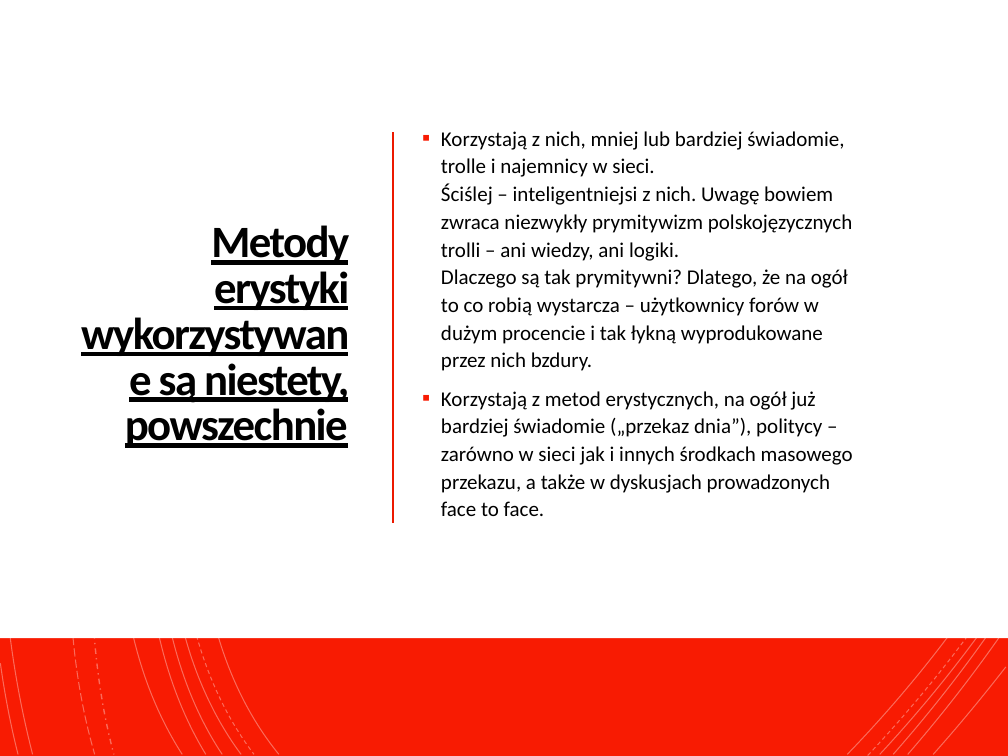
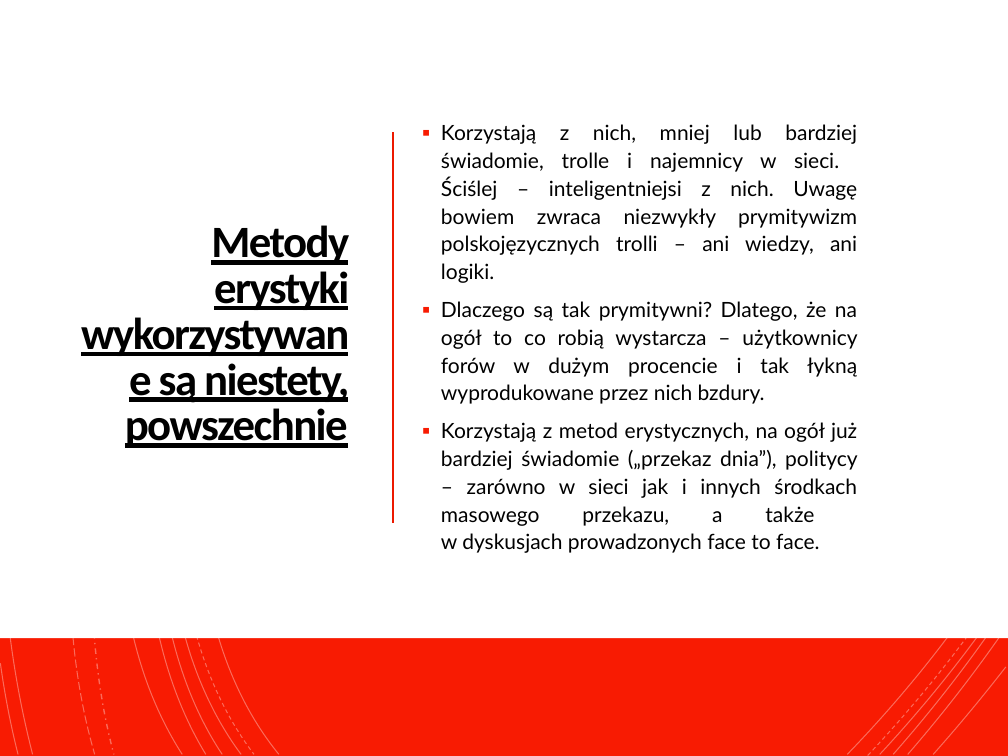
Before and after one commit to blackbat13/cs-lut, a slide deck: slide 34 of Inne/Fake News.pptx. Drawn at 1008x756 pixels with LibreOffice and Linux fonts; fonts in the diff are those of the drawing. Boxes give left, top, right and bottom in pixels: in the first picture for what was removed or moved away, otherwise in the second. Text is boxed around its words. In the diff, an @@ line names an element or a change of style, - is before the commit and + after.

```diff
--- a/Inne/Fake News.pptx
+++ b/Inne/Fake News.pptx
@@ text at (x1=441, y1=124, x2=857, y2=404): text changed; font Calibri to Lato @@
-▪ Korzystają z nich, mniej lub bardziej świadomie, trolle i najemnicy w sieci.
-  Ściślej – inteligentniejsi z nich. Uwagę bowiem zwraca niezwykły prymitywizm polskojęzycznych trolli – ani wiedzy, ani logiki.
-  Dlaczego są tak prymitywni? Dlatego, że na ogół to co robią wystarcza – użytkownicy forów w dużym procencie i tak łykną wyprodukowane przez nich bzdury.
+▪ Korzystają z nich, mniej lub bardziej świadomie, trolle i najemnicy w sieci.
+  Ściślej – inteligentniejsi z nich. Uwagę bowiem zwraca niezwykły prymitywizm polskojęzycznych trolli – ani wiedzy, ani logiki.
+▪ Dlaczego są tak prymitywni? Dlatego, że na ogół to co robią wystarcza – użytkownicy forów w dużym procencie i tak łykną wyprodukowane przez nich bzdury.
@@ text at (x1=441, y1=422, x2=858, y2=553): font Calibri to Lato in "Korzystają z metod erystycznych, na ogół już ..."; alignment left to justified @@
```
Also in this commit, not shown: 26 other slides changed, 7 other files.
